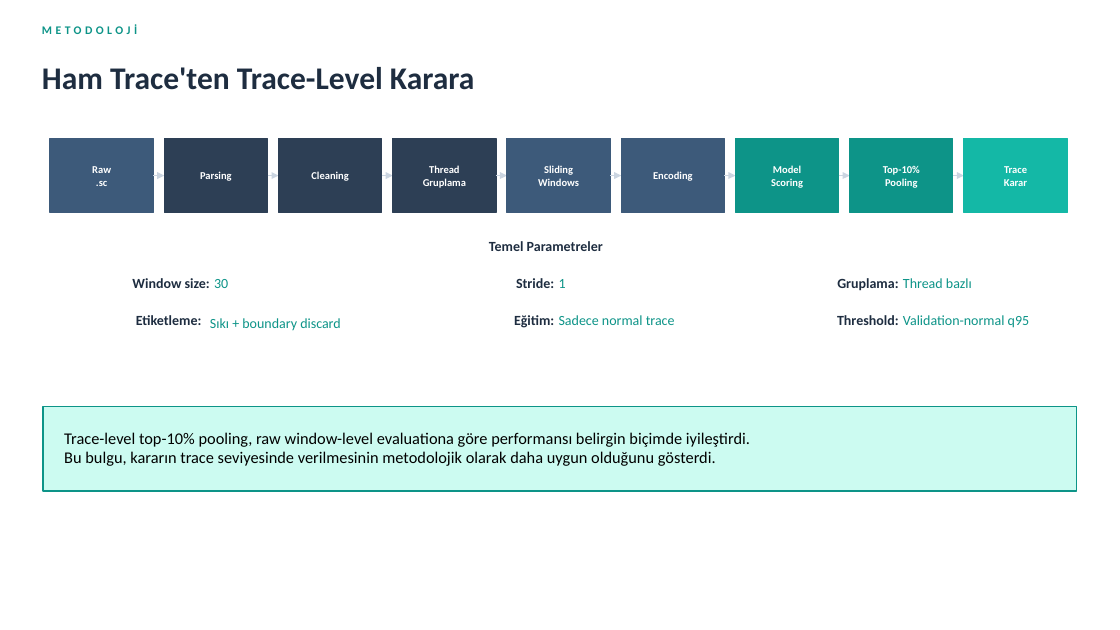
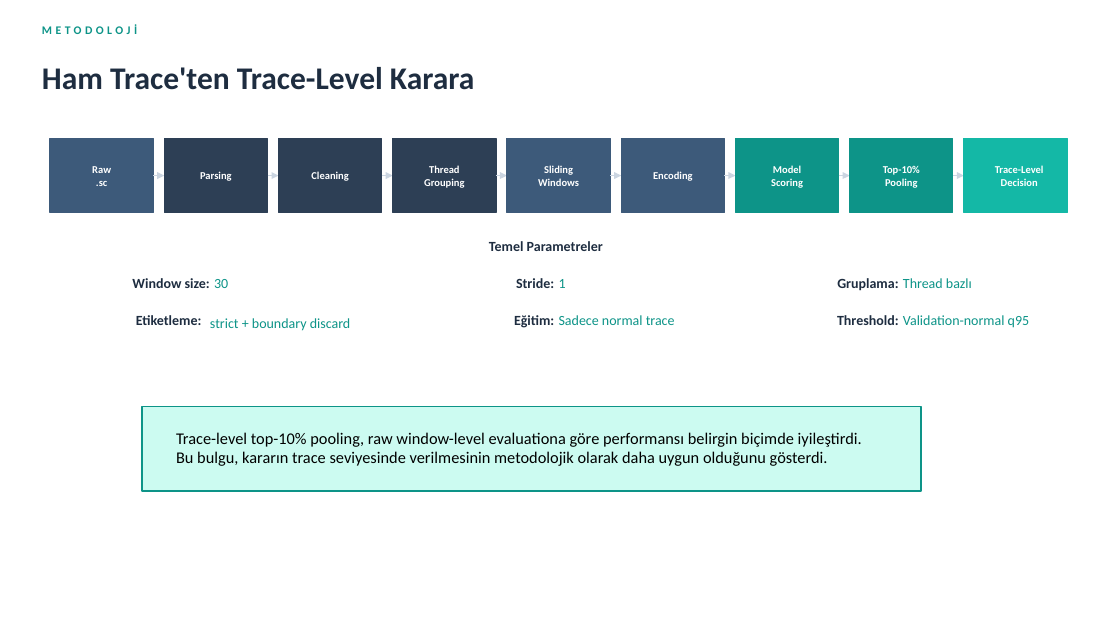
Before and after one commit to Emirhanmu/LSTM-Based-HIDS-on-System-Call-Sequences, a slide deck: slide 4 of presentations/Final_Presentation.pptx. Drawn at 1120x630 pixels with LibreOffice and Linux fonts; fonts in the diff are those of the drawing. Boxes give left, top, right and bottom in pixels: in the first picture for what was removed or moved away, otherwise in the second. Text is boxed around its words. In the diff, an @@ line names an element or a change of style, - is before the commit and + after.

```diff
--- a/presentations/Final_Presentation.pptx
+++ b/presentations/Final_Presentation.pptx
@@ text at <box>424,178,464,188</box>: text changed @@
-Gruplama
+Grouping
@@ text at <box>995,165,1044,186</box>: text changed @@
-Trace
-Karar
+Trace-Level Decision
@@ text at <box>210,318,351,331</box>: text changed @@
-Sıkı + boundary discard
+strict + boundary discard
@@ rectangle: place and size @@
-rectangle at <box>44,407,1077,492</box>
+rectangle at <box>142,407,921,492</box>
@@ text "Trace-level top-10% pooling, raw window-level ...": place and size @@
-text "Trace-level top-10% pooling, raw window-level ..." at <box>64,432,750,466</box>
+text "Trace-level top-10% pooling, raw window-level ..." at <box>176,432,862,466</box>
```
Also in this commit, not shown: 8 other slides changed.
